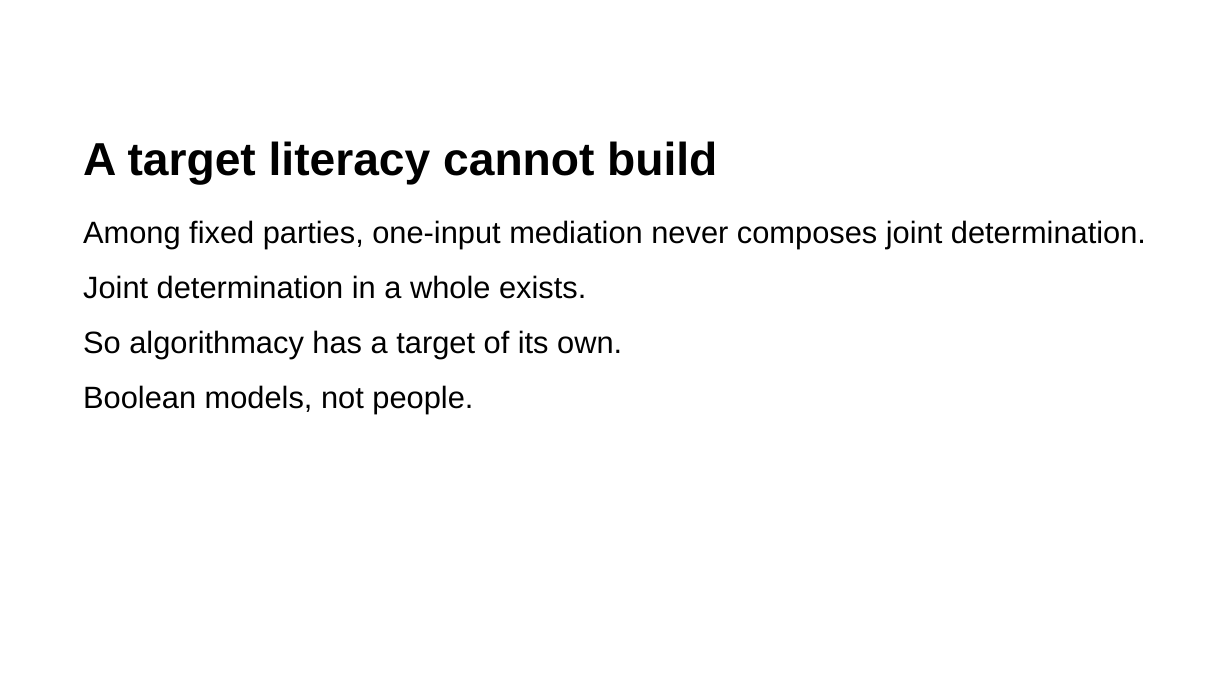
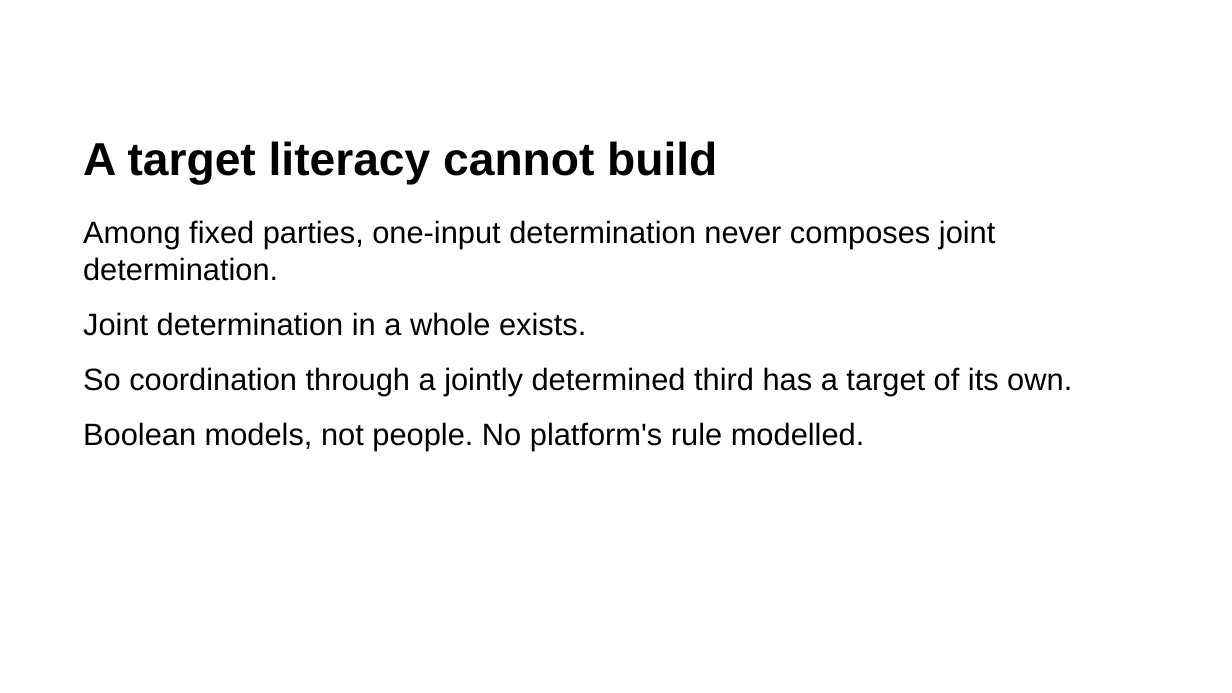
Before and after one commit to rogerSuperBuilderAlpha/algorithmacy-lab, a slide deck: slide 16 of submissions/triadic_reduction/talk/deck.pptx. Drawn at 1232x693 pixels with LibreOffice and Linux fonts; fonts in the diff are those of the drawing. Boxes give left, top, right and bottom in pixels: in the first picture for what was removed or moved away, otherwise in the second. Text is boxed around its words. In the diff, an @@ line names an element or a change of style, - is before the commit and + after.

```diff
--- a/submissions/triadic_reduction/talk/deck.pptx
+++ b/submissions/triadic_reduction/talk/deck.pptx
@@ text at bbox=[83, 220, 995, 281]: text changed @@
-Among fixed parties, one-input mediation never composes joint determination.
+Among fixed parties, one-input determination never composes joint determination.
@@ text at bbox=[83, 367, 1072, 450]: text changed @@
-So algorithmacy has a target of its own.
-Boolean models, not people.
+So coordination through a jointly determined third has a target of its own.
+Boolean models, not people. No platform's rule modelled.
```
Also in this commit, not shown: 12 other slides changed, 8 other files.
